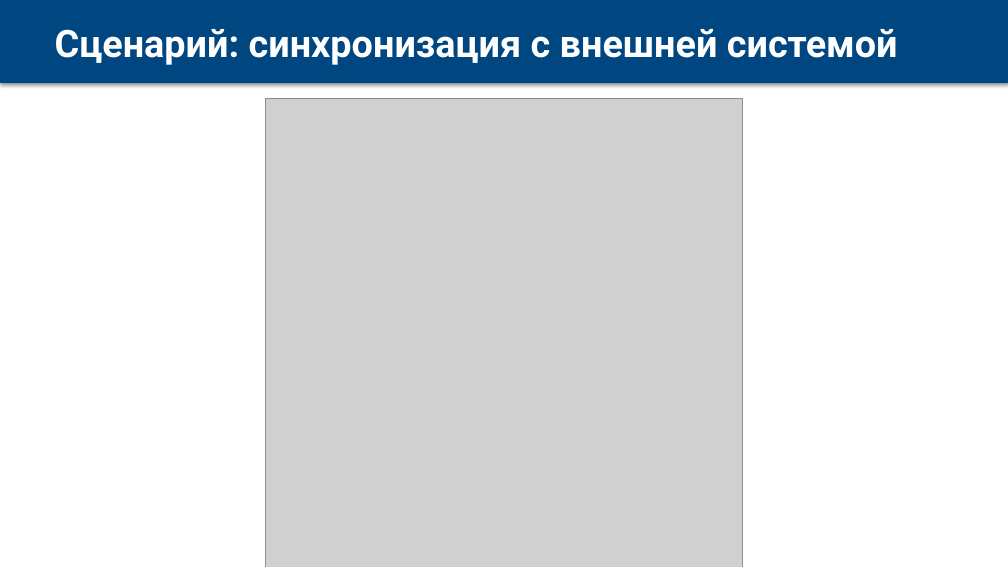
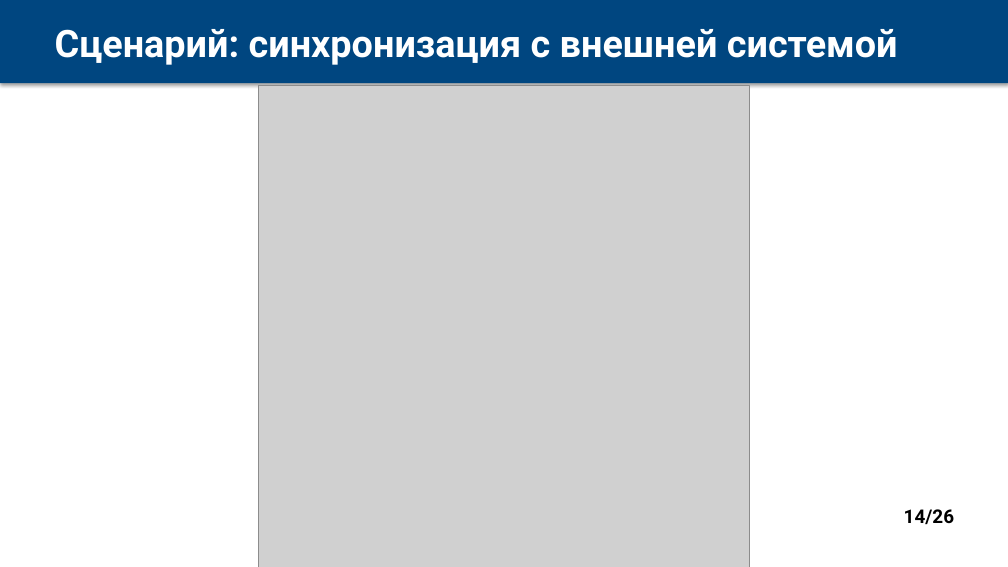
Before and after one commit to dulumdomdom/Nothing, a slide deck: slide 14 of MDM_Presentation.pptx (slide 13 before the commit). Drawn at 1008x567 pixels with LibreOffice and Linux fonts; fonts in the diff are those of the drawing; grey boxes stand for pictures. Boxes give left, top, right and bottom in pixels: in the first picture for what was removed or moved away, otherwise in the second. Text is boxed around its words. In the diff, an @@ line names an element or a change of style, - is before the commit and + after.

```diff
--- a/MDM_Presentation.pptx
+++ b/MDM_Presentation.pptx
@@ picture: place and size @@
-picture at (265, 98, 743, 567)
+picture at (259, 85, 749, 567)
@@ page number added at (904, 509, 954, 524), 18 pt, text #000000, bold @@
+14/26
```
Also in this commit, not shown: 19 other slides changed, 5 slides added, 4 slides removed, 1 other file.
